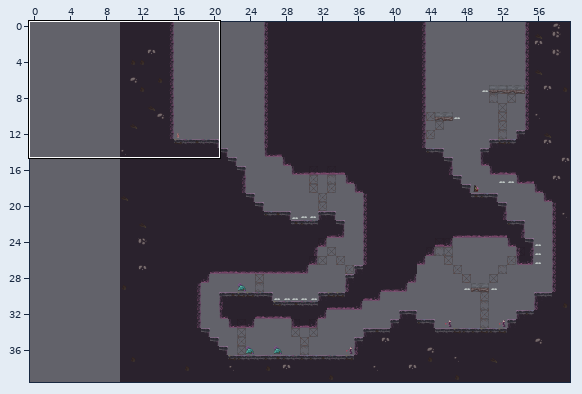
A Tiled map (JSON) gets an edit: Eudaemon/desktop/out/production/resources/levels/level0.json. The first picture is a wide view before the edit; the outline marks the close-up.
Close-up. Before:
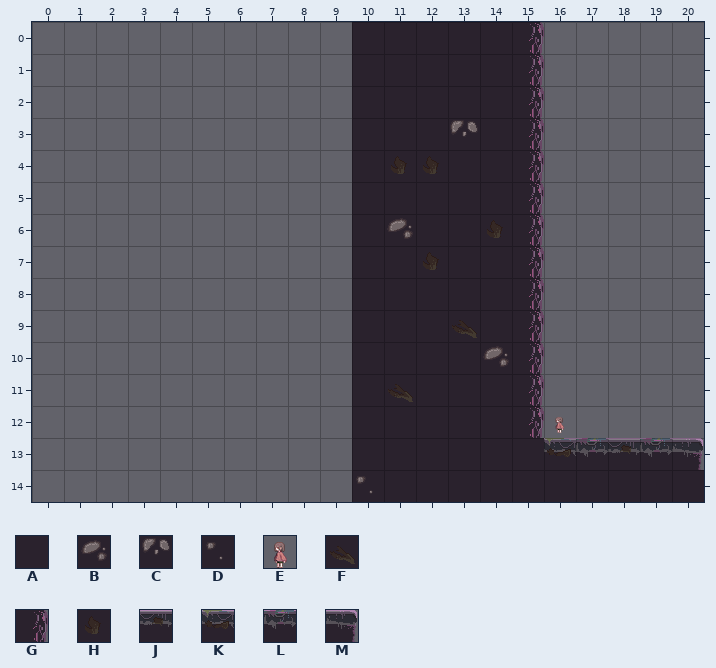
Cells are 32x32 px. Shown: x 0..20, y 0..14. The commit also changed other parts of the map, which this record leaves out. The old version is drawn lined up with the new one.
Key: from "Eudaemon Tilleset": A 11 "DeepDirt1x1B", B 12 "DeepDirt1x1C", C 16 "DirtDeepDirt1x1D", D 53 "DeepDirt1x1D", E 87 "momo", F 89 "CorruptedDirtC", G 93 "CorruptedRightA", H 105 "CorruptedDirtB", J 106 "CorruptedTopB", K 108 "CorruptedTopD", L 109 "CorruptedTopE", M 119 "CorruptedEndRightA".
_ is an empty cell.
Objects are placed by their top-left corner, in cells (3,4 is the top-left corner of cell 3,4); size is 1x1 cell unless given.
Layer "TileLayerFG" before, first column x 0:
 0 __________AAAAAG_____
 1 __________AAAAAG_____
 2 __________AAAAAG_____
 3 __________AAACAG_____
 4 __________AHHAAG_____
 5 __________AAAAAG_____
 6 __________ABAAHG_____
 7 __________AAHAAG_____
 8 __________AAAAAG_____
 9 __________AAAFAG_____
10 __________AAAABG_____
11 __________AFAAAG_____
12 __________AAAAAG_____
13 __________AAAAAAKLJLM
14 __________DAAAAAAAAAA
Objects on layer "ObjectLayer" before:
E "StartingPoint" at 16.1,12.2 size 0.7x0.6
The same view after the edit:
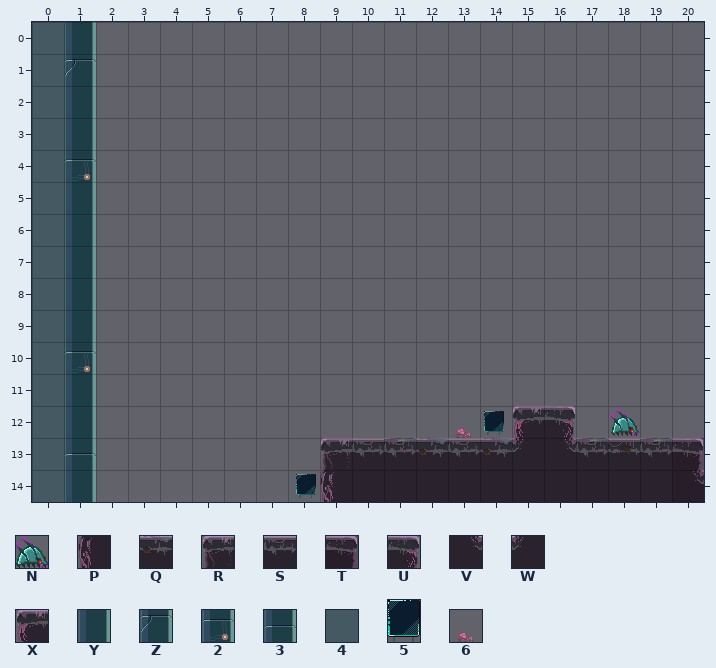
Further tiles: from "Eudaemon Tilleset": N 82 "goomba", P 92 "CorruptedLeftA", Q 107 "CorruptedTopC", R 118 "CorruptedEndLeftA", S 122 "CorruptedTopA", T 124 "CaveWallB", U 127 "CorruptedCornerTile", V 128 "CorruptedInnerCorner", W 129 "CorruptedLeftCornerInner", X 130 "CorruptedLeftCorner", Y 148 "MetalPlatformDVert", Z 153 "MetalPlatformAVert", 2 154 "MetalPlatformBVert", 3 155 "MetalPlatformCVert", 4 156 "MetalWallBGA", 5 157 "billboard", 6 162 "shrooms".
See-through tiles are keyed as they look on the map.
Diff:
Changed rows in their new state; . is an unchanged cell.
map size 50x40 -> 60x40 cells (old content now starts at 10,0; both pictures use the new coordinates)
Layer "TileLayerBG2":
first column x 0:
 0 44...................
 1 44...................
 2 44...................
 3 44...................
 4 44...................
 5 44...................
 6 44...................
 7 44...................
 8 44...................
 9 44...................
10 44...................
11 44...................
12 44...................
13 44..................T
14 44..................T
Layer "TileLayerBG":
first column x 13:
12 6
Layer "TileLayerFG":
first column x 1:
 0 Y........______.....
 1 Z........______.....
 2 Y........______.....
 3 Y........______.....
 4 2........______.....
 5 Y........______.....
 6 Y........______.....
 7 Y........______.....
 8 Y........______.....
 9 Y........______.....
10 2........______.....
11 Y........______.....
12 Y........_____XU....
13 3.......RSLQSQWV....
14 Y.......PA.........V
Layer "ObjectLayer":
changed: E "StartingPoint" at 16.1,12.2 size 0.7x0.6 -> outside this view
added: 5 "Billboard" at 14.1,12.1 size 0.6x0.8
added: N "GoombaGuardian" at 18.1,12.1 size 0.9x0.9
added: 5 "Billboard" at 8.2,14.1 size 0.6x0.8
